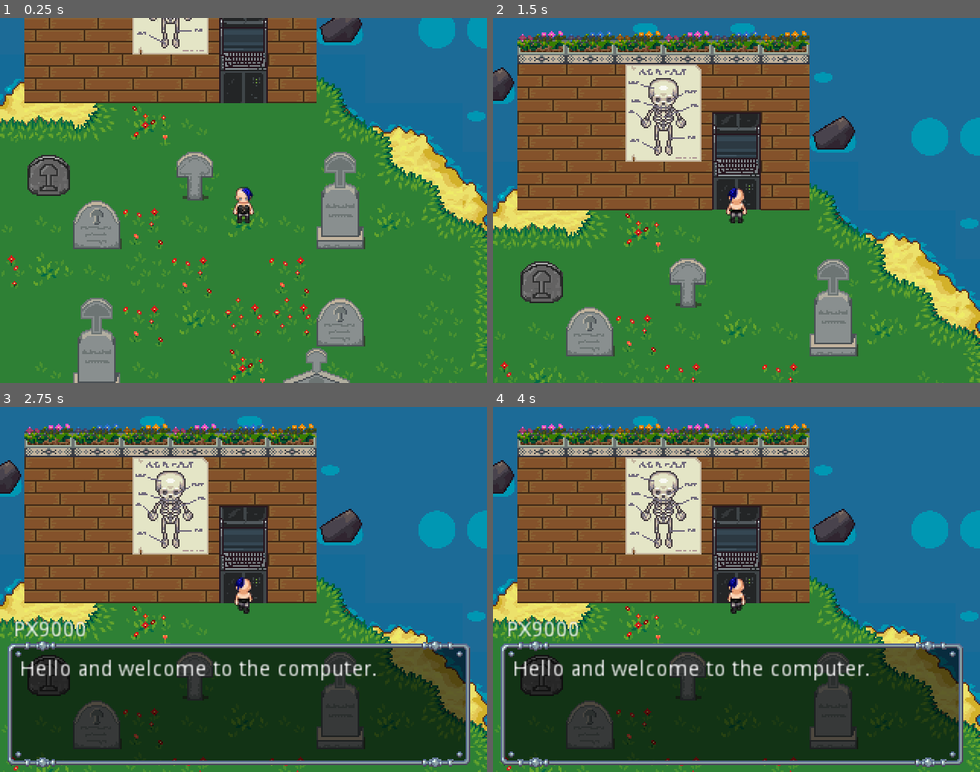
Above: before the commit, frames 1-4 (two rows, left to right).
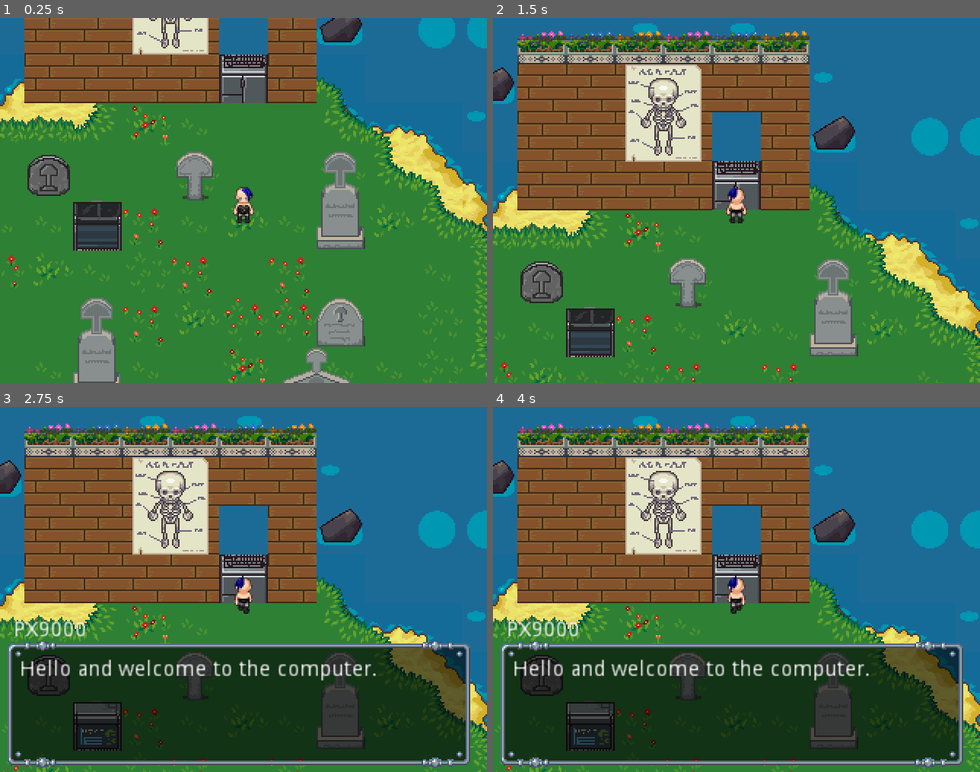
Above: after the commit, the same moments.

Repository: notnullgames/lol
Game: Godot game, scene res://maps/Demo.tscn
Two runs of this game, one before a commit and one after it. Both use one fixed random seed, a clock stepped at 60 frames per second and the inputs below.
Inputs:
- Up to frame 1 (0.25 s): no input
- Up to frame 2 (1.5 s): tap Enter at 0.5 s; hold Up (ui_up) from 0.53 s (still down); tap Z (ui_accept) at 0.77 s
- Up to frame 3 (2.75 s): tap Z (ui_accept) at 1.52, 2 s; release Up (ui_up) at 2.03 s; hold Left (ui_left) from 2.03 s (still down)
- Up to frame 4 (4 s): tap Z (ui_accept) at 3.02, 3.77 s; release Left (ui_left) at 3.53 s; hold Down (ui_down) from 3.53 s (still down)

The runs differ from the first frame. In frame 1, 3.0% of the frame differs, in the area x 15-55%, y 0-64%; in frame 2, 3.2%, in the area x 15-55%, y 25-93%; in frame 3, 2.7%; in frame 4, 2.7%.

Commit message:
broke computer

Diff:
--- a/objects/Computer.gd
+++ b/objects/Computer.gd
@@ -8,10 +8,12 @@
 func _on_Computer_body_entered(body):
 	if body.name == "Player":
 		touching = true
+		$AnimationPlayer.play("On")
 
 func _on_Computer_body_exited(body):
 	if body.name == "Player":
 		touching = false
+		$AnimationPlayer.play("Off")
 
 func _input(event):
 	if event.is_action_pressed("ui_accept") and touching and Global.player_can_move:
--- a/objects/Computer.tscn
+++ b/objects/Computer.tscn
@@ -1,10 +1,42 @@
-[gd_scene load_steps=4 format=2]
+[gd_scene load_steps=6 format=2]
 
-[ext_resource path="res://lpc/cyber.tres" type="TileSet" id=1]
+[ext_resource path="res://lpc/images/cyber-Interior-Furniture.png" type="Texture" id=1]
 [ext_resource path="res://objects/Computer.gd" type="Script" id=2]
 
 [sub_resource type="RectangleShape2D" id=1]
 extents = Vector2( 12.9709, 10.7473 )
+
+[sub_resource type="Animation" id=2]
+resource_name = "Off"
+length = 0.1
+tracks/0/type = "value"
+tracks/0/path = NodePath("AnimationPlayer/Screen:frame")
+tracks/0/interp = 1
+tracks/0/loop_wrap = true
+tracks/0/imported = false
+tracks/0/enabled = true
+tracks/0/keys = {
+"times": PoolRealArray( 0 ),
+"transitions": PoolRealArray( 1 ),
+"update": 1,
+"values": [ 108 ]
+}
+
+[sub_resource type="Animation" id=3]
+resource_name = "On"
+length = 0.1
+tracks/0/type = "value"
+tracks/0/path = NodePath("AnimationPlayer/Screen:frame")
+tracks/0/interp = 1
+tracks/0/loop_wrap = true
+tracks/0/imported = false
+tracks/0/enabled = true
+tracks/0/keys = {
+"times": PoolRealArray( 0 ),
+"transitions": PoolRealArray( 1 ),
+"update": 1,
+"values": [ 107 ]
+}
 
 [node name="Computer" type="Area2D"]
 collision_layer = 2
@@ -14,9 +46,22 @@
 position = Vector2( 15.2028, 60.4576 )
 shape = SubResource( 1 )
 
-[node name="TileMap" type="TileMap" parent="."]
-tile_set = ExtResource( 1 )
-format = 1
-tile_data = PoolIntArray( 0, 0, 0 )
+[node name="Base" type="Sprite" parent="."]
+position = Vector2( 16, 48 )
+texture = ExtResource( 1 )
+vframes = 16
+hframes = 16
+frame = 123
+
+[node name="AnimationPlayer" type="AnimationPlayer" parent="."]
+anims/Off = SubResource( 2 )
+anims/On = SubResource( 3 )
+
+[node name="Screen" type="Sprite" parent="AnimationPlayer"]
+position = Vector2( 16.1568, 16.9514 )
+texture = ExtResource( 1 )
+vframes = 16
+hframes = 16
+frame = 108
 [connection signal="body_entered" from="." to="." method="_on_Computer_body_entered"]
 [connection signal="body_exited" from="." to="." method="_on_Computer_body_exited"]
